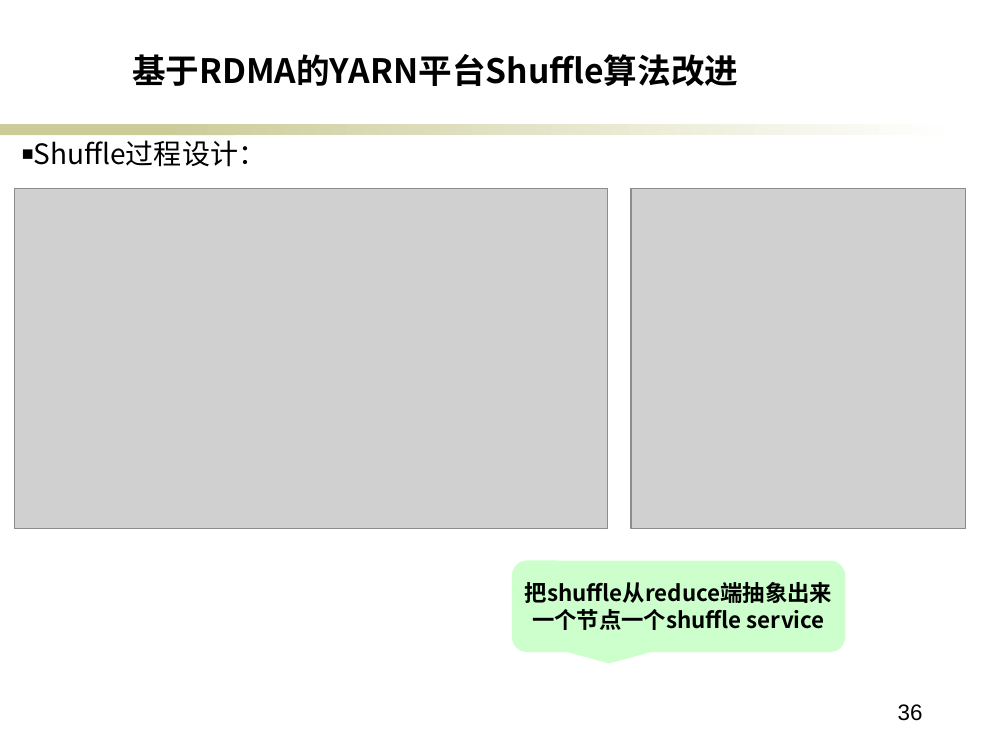
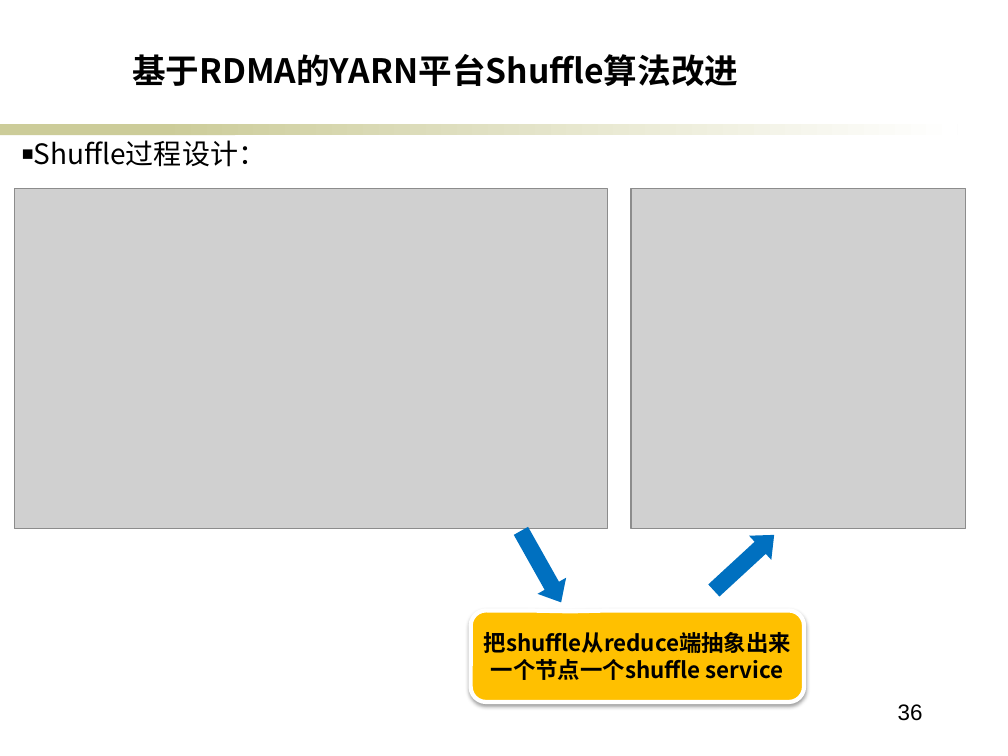
Before and after one commit to ericsonyc/paper, a slide deck: slide 36 of 毕业答辩.pptx. Drawn at 1008x756 pixels with LibreOffice and Linux fonts; fonts in the diff are those of the drawing; grey boxes stand for pictures; background and template pictures are left out. Boxes give left, top, right and bottom in pixels: in the first picture for what was removed or moved away, otherwise in the second. Text is boxed around its words. In the diff, an @@ line names an element or a change of style, - is before the commit and + after.

```diff
--- a/毕业答辩.pptx
+++ b/毕业答辩.pptx
@@ down arrow added at (506,522,575,610), fill #0070C0 @@
@@ down arrow added at (703,523,786,603), fill #0070C0 @@
@@ rounded speech box "把shuffle从reduce端抽象出来": place and size @@
-rounded speech box "把shuffle从reduce端抽象出来" at (512,560,846,652)
+rounded speech box "把shuffle从reduce端抽象出来" at (471,611,804,703)
@@ rounded speech box "把shuffle从reduce端抽象出来" at (471,611,804,703): fill #CCFFCC to #FFC000; outline none to #FFFFFF 3 pt; shadow on; proportions changed @@
```
Also in this commit, not shown: 1 other slide changed.
